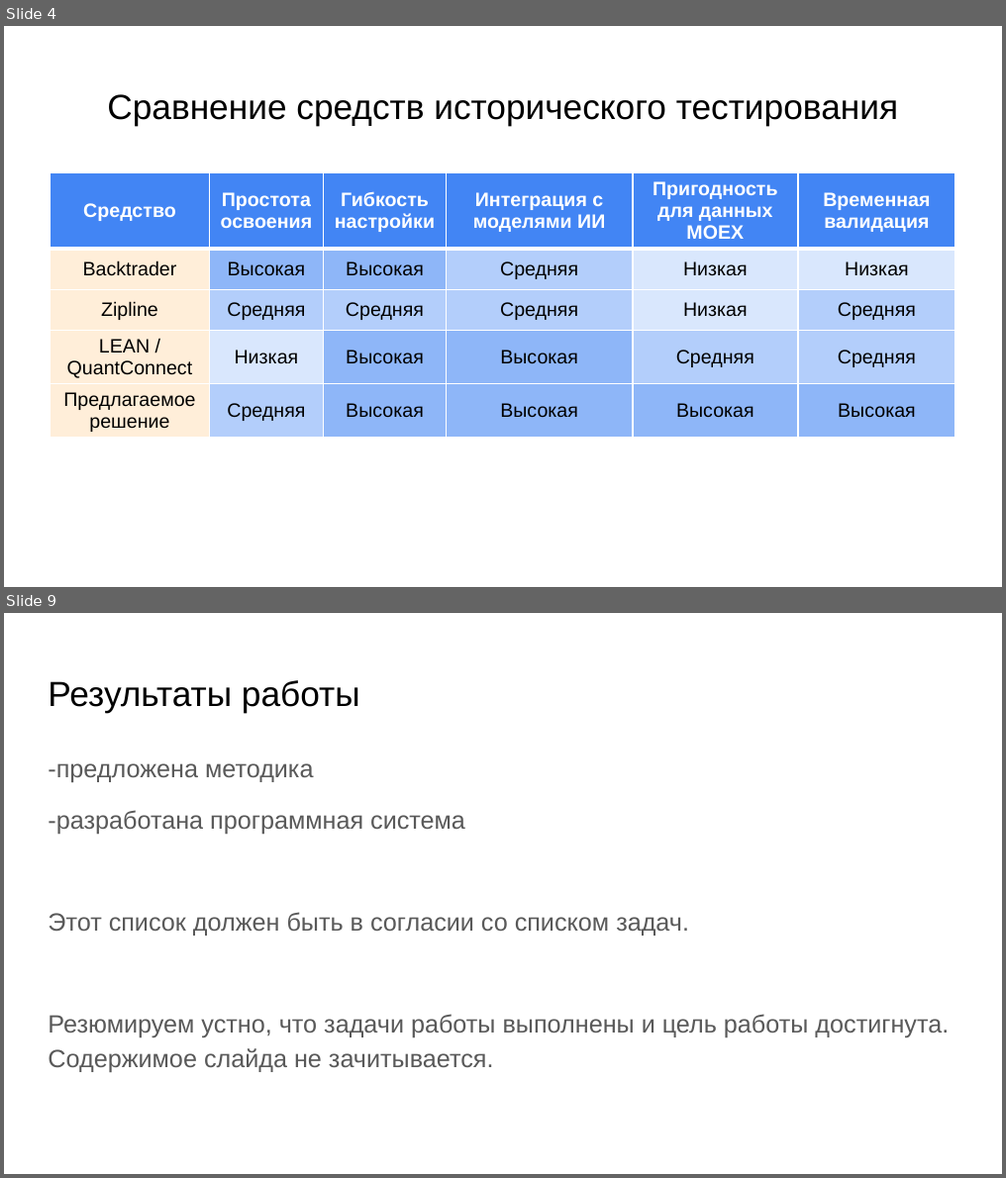
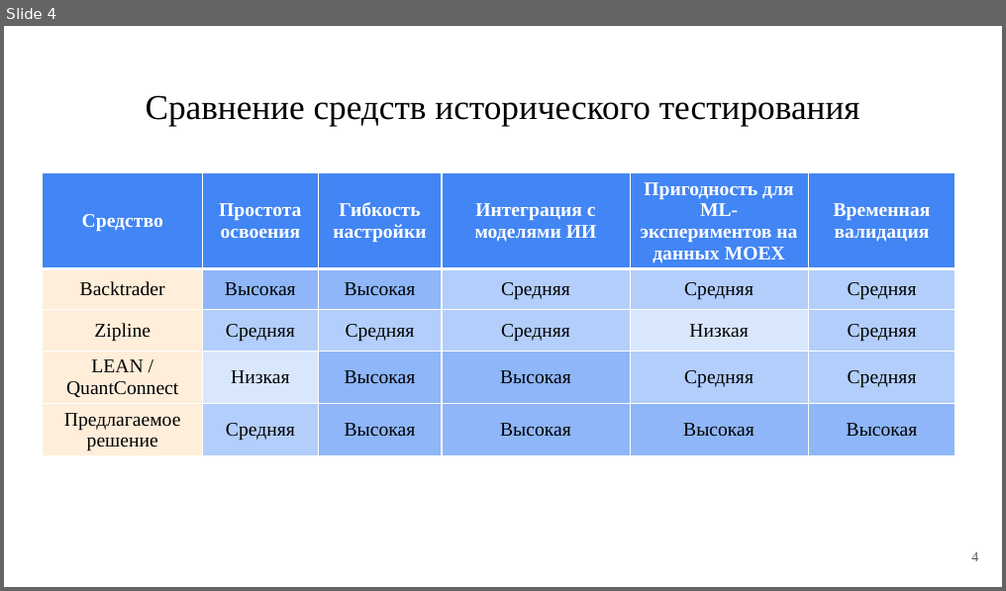
Before and after one commit to PetrovKirill00/BKP, a slide deck: Презентация.pptx. Shown one above the other, each under a label of ours: slides 4 and 9 before the commit, slide 4 after it; the slides between them are not shown. The pictures are 1006x1178 and 1006x591 pixels, drawn with LibreOffice and Linux fonts; fonts in the diff are those of the drawing. Boxes give left, top, right and bottom in pixels: in the first picture for what was removed or moved away, otherwise in the second. Text is boxed around its words. In the diff, an @@ line names an element or a change of style, - is before the commit and + after.

```diff
--- a/Презентация.pptx
+++ b/Презентация.pptx
@@ slide 9 removed at (x1=4, y1=613, x2=1002, y2=1174), background #FFFFFF @@
@@ title removed at (x1=48, y1=680, x2=360, y2=712) @@
-Результаты работы
@@ text removed at (x1=48, y1=763, x2=948, y2=1072) @@
--предложена методика
--разработана программная система
-Этот список должен быть в согласии со списком задач.
-Резюмируем устно, что задачи работы выполнены и цель работы достигнута. Содержимое слайда не зачитывается.
@@ slide 4 changed as well @@
@@ title "Сравнение средств исторического тестирования" at (x1=146, y1=95, x2=860, y2=126): font Arial to Times New Roman @@
@@ table at (x1=43, y1=173, x2=958, y2=472) @@
-row 1, column 5: Пригодность для данных MOEX
+row 1, column 5: Пригодность для ML-экспериментов на данных MOEX
-row 2, column 5: Низкая
+row 2, column 5: Средняя
-row 2, column 6: Низкая
+row 2, column 6: Средняя
@@ fill #D9E7FD to #B3CEFB in 2 cells @@
@@ font Arial to Times New Roman in "Средство", "Простота освоения", "Гибкость настройки", "Интеграция с моделями ИИ" and 23 more places @@
@@ table resized from (x1=50, y1=173, x2=956, y2=447) to (x1=43, y1=173, x2=958, y2=472) @@
@@ page number added at (x1=971, y1=553, x2=978, y2=562), 10 pt, text #595959 @@
+4
```
Also in this commit, not shown: 4 other slides changed, 7 slides added, 4 other slides removed, 24 other files.
